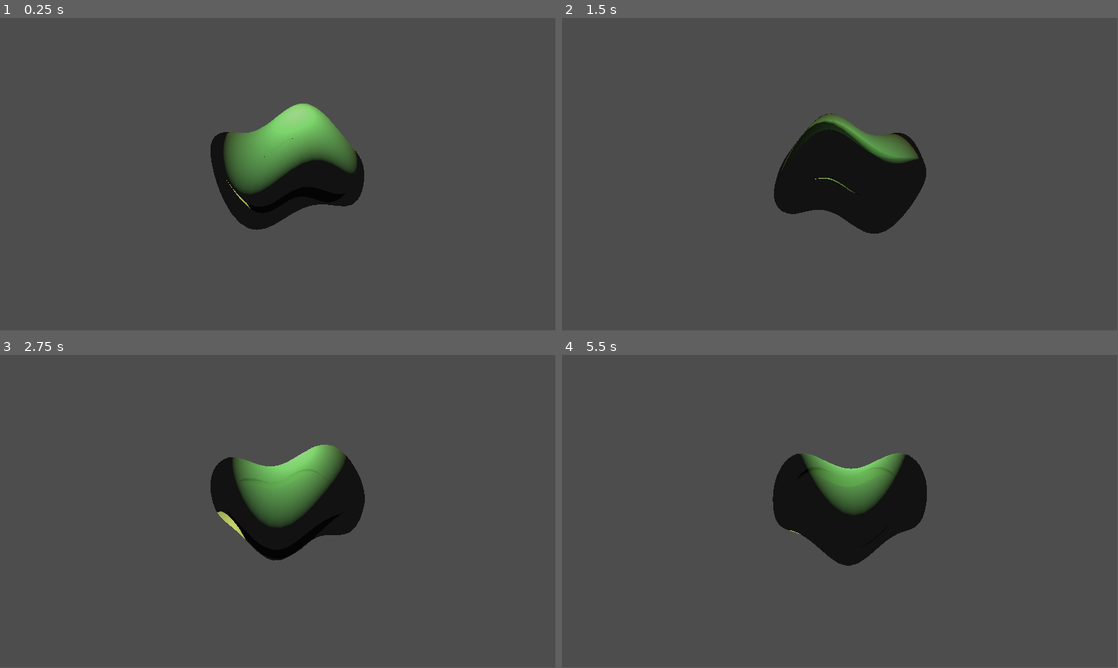
Above: before the commit, frames 1-4 (two rows, left to right).
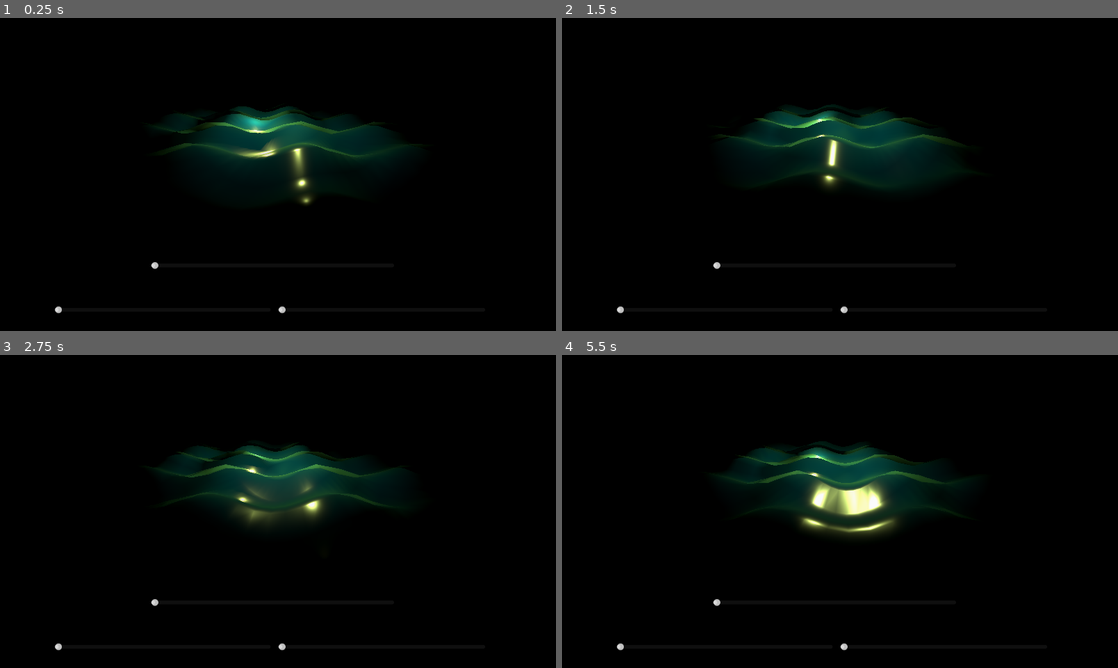
Above: after the commit, the same moments.

Repository: X1Vi/water_shader
Game: Godot game, scene res://node_3d.tscn
The game is run twice, just before and just after one commit, with the same random seed, the same clock (stepped at 60 frames per second) and the same inputs.
Inputs:
- Up to frame 1 (0.25 s): no input
- Up to frame 2 (1.5 s): no input
- Up to frame 3 (2.75 s): no input
- Up to frame 4 (5.5 s): no input
In our replay, the window is 799x449 before the commit and 800x450 after it. These sizes can differ from the game's own. Grey fills any space a smaller window leaves; there, only what the larger window draws over its background counts as a difference.

The runs differ from the first frame. In frame 1, 96% of the frame differs, in the area x 0-100%, y 0-100%; in frame 2, 95%; in frame 3, 96%; in frame 4, 96%.

Commit message:
added sky and environment and new shader script

Diff:
--- /dev/null
+++ b/Scripts/WaterShaderScript.gd
@@ -0,0 +1,37 @@
+extends MeshInstance3D
+
+@onready var waterSpeed : HSlider = $"../CanvasLayer/waterSpeed"
+@onready var waterHeight : HSlider = $"../CanvasLayer/waterHeight"
+@onready var waterFrequency: HSlider = $"../CanvasLayer/waterFrequency"
+@onready var shaderMaterial : ShaderMaterial = self.get_active_material(0)
+
+func _ready():
+	# Set up sliders with min, max, and step values
+	waterSpeed.min_value = 0.1
+	waterSpeed.max_value = 5.0
+	waterSpeed.step = 0.1
+
+	waterHeight.min_value = 0.0
+	waterHeight.max_value = 1.0
+	waterHeight.step = 0.05
+
+	waterFrequency.min_value = 0.1
+	waterFrequency.max_value = 5.0
+	waterFrequency.step = 0.1
+
+	# Connect slider signals to their respective functions
+	waterSpeed.connect("value_changed", Callable(self, "_on_water_speed_changed"))
+	waterHeight.connect("value_changed", Callable(self, "_on_water_height_changed"))
+	waterFrequency.connect("value_changed", Callable(self, "_on_water_frequency_changed"))
+
+func _process(delta):
+	pass
+
+func _on_water_speed_changed(value):
+	shaderMaterial.set_shader_parameter("wave_speed", value)
+
+func _on_water_height_changed(value):
+	shaderMaterial.set_shader_parameter("wave_height", value)
+
+func _on_water_frequency_changed(value):
+	shaderMaterial.set_shader_parameter("wave_frequency", value)
--- a/Shaders/water.gdshader
+++ b/Shaders/water.gdshader
@@ -1,27 +1,52 @@
 shader_type spatial;
 
-uniform vec4 water_color : source_color = vec4(0.0, 0.5, 1.0, 0.5); // RGBA for water color and transparency
-uniform float wave_speed = 1.4; // Speed of the waves
-uniform float wave_height = 0.3; // Height of the waves
-uniform float wave_frequency = 1.0; // Frequency of the waves
+uniform vec4 water_color : source_color = vec4(0.0, 0.5, 1.0, 0.5);
+uniform float wave_speed = 1.4;
+uniform float wave_height = 0.3;
+uniform float wave_frequency = 1.0;
+uniform sampler2D noise_texture;
+uniform float fresnel_power = 2.0;
+uniform vec4 deep_water_color : source_color = vec4(0.0, 0.2, 0.5, 1.0);
 
 varying float wave_value;
+varying vec3 world_position;
 
 void vertex() {
-    // Calculate the wave effect
-    wave_value = sin(TIME * wave_speed + VERTEX.x * wave_frequency) * wave_height;
-    wave_value += sin(TIME * wave_speed + VERTEX.z * wave_frequency) * wave_height;
+    world_position = (MODEL_MATRIX * vec4(VERTEX, 1.0)).xyz;
 
-    // Apply the wave effect to the vertex position
+    vec2 noise_uv = world_position.xz * 0.1 + TIME * 0.05;
+    float noise = texture(noise_texture, noise_uv).r;
+
+    wave_value = sin(TIME * wave_speed + world_position.x * wave_frequency) * wave_height;
+    wave_value += sin(TIME * wave_speed * 0.8 + world_position.z * wave_frequency * 1.2) * wave_height;
+    wave_value += (noise - 0.5) * wave_height * 0.5;
+
     VERTEX.y += wave_value;
+
+    // Compute normal
+    NORMAL = normalize(vec3(
+        -wave_height * wave_frequency * cos(TIME * wave_speed + world_position.x * wave_frequency),
+        1.0,
+        -wave_height * wave_frequency * cos(TIME * wave_speed * 0.8 + world_position.z * wave_frequency * 1.2)
+    ));
 }
 
 void fragment() {
-    // Set the fragment color
-    ALBEDO = water_color.rgb;
-    ALPHA = water_color.a;
+    // Fresnel effect
+    float fresnel = pow(1.0 - dot(NORMAL, VIEW), fresnel_power);
 
-    // Optional: Use wave_value to affect the fragment shader
-    // For example, you could use it to adjust the color or transparency
-    // ALBEDO += vec3(wave_value * 0.1);
+    // Mix deep and shallow water colors based on depth and fresnel
+    vec4 final_color = mix(deep_water_color, water_color, fresnel);
+
+    // Apply wave effect to color
+    final_color.rgb += vec3(wave_value * 0.05);
+
+    ALBEDO = final_color.rgb;
+    ALPHA = final_color.a;
+
+    // Add some specularity
+    METALLIC = 0.1;
+    ROUGHNESS = 0.2;
+
+
 }
--- a/node_3d.tscn
+++ b/node_3d.tscn
@@ -1,6 +1,7 @@
-[gd_scene load_steps=4 format=3 uid="uid://kv2in2mj18q8"]
+[gd_scene load_steps=8 format=3 uid="uid://kv2in2mj18q8"]
 
 [ext_resource type="Shader" path="res://Shaders/water.gdshader" id="1_sb20o"]
+[ext_resource type="Script" path="res://Scripts/WaterShaderScript.gd" id="2_w4nnc"]
 
 [sub_resource type="ShaderMaterial" id="ShaderMaterial_ipfyk"]
 render_priority = 0
@@ -8,22 +9,38 @@
 shader_parameter/water_color = Color(0.247059, 0.498039, 0.505882, 0.764706)
 shader_parameter/wave_speed = 2.0
 shader_parameter/wave_height = 0.2
-shader_parameter/wave_frequency = 4.0
+shader_parameter/wave_frequency = 2.0
+shader_parameter/fresnel_power = 3.0
+shader_parameter/deep_water_color = Color(0, 0.2, 0.5, 1)
 
 [sub_resource type="SphereMesh" id="SphereMesh_5gwop"]
 material = SubResource("ShaderMaterial_ipfyk")
-radius = 1.18
-height = 1.48
+radius = 6.867
+height = 0.001
+
+[sub_resource type="PanoramaSkyMaterial" id="PanoramaSkyMaterial_d56i1"]
+
+[sub_resource type="Sky" id="Sky_p2sfy"]
+sky_material = SubResource("PanoramaSkyMaterial_d56i1")
+
+[sub_resource type="Environment" id="Environment_8kl7a"]
+background_mode = 2
+background_energy_multiplier = 16.0
+sky = SubResource("Sky_p2sfy")
+ambient_light_color = Color(0.5304, 0.00222172, 0.778868, 1)
+ambient_light_energy = 16.0
+volumetric_fog_enabled = true
 
 [node name="Node3D" type="Node3D"]
 
 [node name="MeshInstance3D" type="MeshInstance3D" parent="."]
-transform = Transform3D(1.12397, 0, 0, 0, 1, 0, 0, 0, 1.29982, -0.0652223, 0.790576, 0.074208)
+transform = Transform3D(1.12397, 0, 0, 0, 1, 0, 0, 0, 1.29982, -0.0652223, -0.00862455, 0.074208)
 transparency = 0.49
 mesh = SubResource("SphereMesh_5gwop")
+script = ExtResource("2_w4nnc")
 
 [node name="Camera3D" type="Camera3D" parent="."]
-transform = Transform3D(1, 0, 0, 0, 0.995207, 0.0977914, 0, -0.0977914, 0.995207, -0.22548, 1.05758, 3.90081)
+transform = Transform3D(1, 0, 0, 0, 0.891228, 0.453555, 0, -0.453555, 0.891228, -0.22548, 2.08759, 8.04554)
 
 [node name="OmniLight3D" type="OmniLight3D" parent="."]
 transform = Transform3D(1, 0, 0, 0, 1, 0, 0, 0, 1, 0, 2, 1)
@@ -38,3 +55,53 @@
 light_energy = 7.849
 light_indirect_energy = 8.784
 light_volumetric_fog_energy = 9.602
+
+[node name="CanvasLayer" type="CanvasLayer" parent="."]
+
+[node name="waterSpeed" type="HSlider" parent="CanvasLayer"]
+anchors_preset = 7
+anchor_left = 0.5
+anchor_top = 1.0
+anchor_right = 0.5
+anchor_bottom = 1.0
+offset_left = -264.0
+offset_top = -176.0
+offset_right = 240.0
+offset_bottom = -96.0
+grow_horizontal = 2
+grow_vertical = 0
+max_value = 5.0
+
+[node name="waterHeight" type="HSlider" parent="CanvasLayer"]
+anchors_preset = 7
+anchor_left = 0.5
+anchor_top = 1.0
+anchor_right = 0.5
+anchor_bottom = 1.0
+offset_left = -464.0
+offset_top = -80.0
+offset_right = -16.0
+offset_bottom = -8.0
+grow_horizontal = 2
+grow_vertical = 0
+max_value = 3.0
+
+[node name="waterFrequency" type="HSlider" parent="CanvasLayer"]
+anchors_preset = 7
+anchor_left = 0.5
+anchor_top = 1.0
+anchor_right = 0.5
+anchor_bottom = 1.0
+offset_top = -80.0
+offset_right = 429.0
+offset_bottom = -8.0
+grow_horizontal = 2
+grow_vertical = 0
+max_value = 3.0
+
+[node name="WorldEnvironment" type="WorldEnvironment" parent="."]
+environment = SubResource("Environment_8kl7a")
+
+[connection signal="changed" from="CanvasLayer/waterSpeed" to="MeshInstance3D" method="_on_water_speed_changed"]
+[connection signal="changed" from="CanvasLayer/waterHeight" to="MeshInstance3D" method="_on_water_height_changed"]
+[connection signal="changed" from="CanvasLayer/waterFrequency" to="MeshInstance3D" method="_on_water_frequency_changed"]
--- a/project.godot
+++ b/project.godot
@@ -14,3 +14,8 @@
 run/main_scene="res://node_3d.tscn"
 config/features=PackedStringArray("4.2", "Forward Plus")
 config/icon="res://icon.svg"
+
+[display]
+
+window/stretch/mode="viewport"
+window/stretch/aspect="expand"
Not shown, changed: export_presets.cfg
